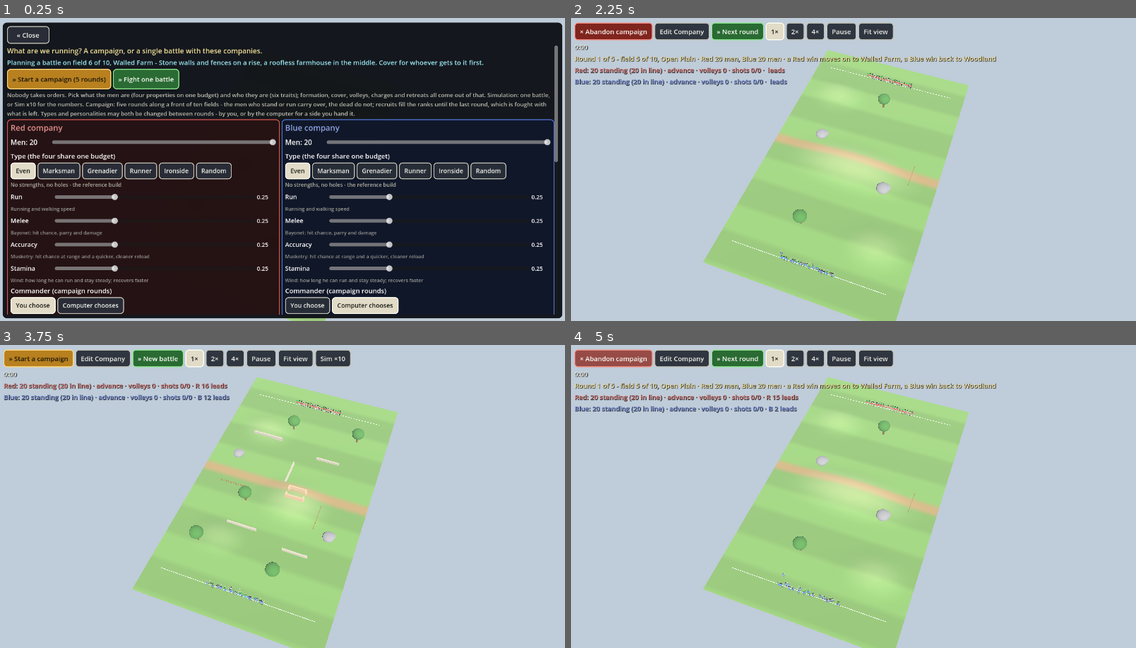
Above: before the commit, frames 1-4 (two rows, left to right).
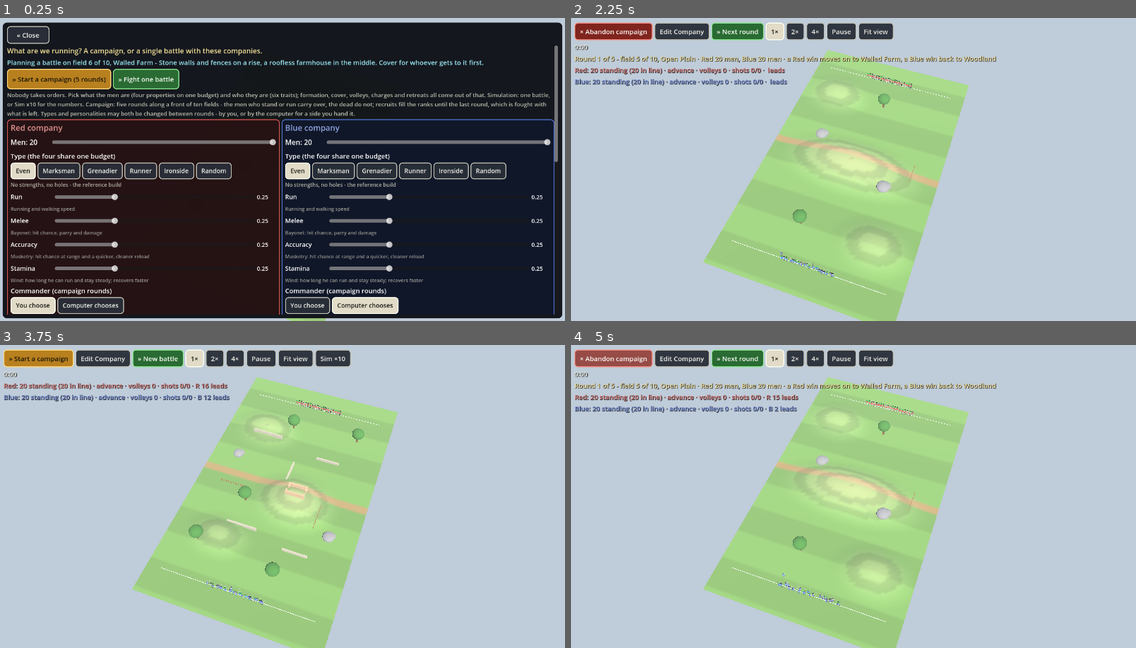
Above: after the commit, the same moments.

Repository: nathandunn/volley-bots
Game: Godot game, scene res://scenes/Main.tscn
Two runs of this game, one before a commit and one after it. Both use one fixed random seed, a clock stepped at 60 frames per second and the inputs below.
Inputs:
- Up to frame 1 (0.25 s): no input
- Up to frame 2 (2.25 s): click "» Start a campaign (5 rounds)" at 0.5 s; click "× Abandon campaign" at 1.25 s; click "» Start a campaign (5 rounds)" at 2 s
- Up to frame 3 (3.75 s): click "× Abandon campaign" at 2.75 s; click "» Fight one battle" at 3.5 s
- Up to frame 4 (5 s): click "» Start a campaign" at 4.25 s

The runs differ from the first frame. In frame 2, 0.3% of the frame differs, in the area x 36-65%, y 22-81%; in frame 3, 0.4%, in the area x 33-65%, y 22-65%; in frame 4, 0.3%.

Commit message:
Hills twice the height, drawn with contour bands
The relief was there but read as nothing from the fit camera. Domes are
now 3-8 m (the Ridge is eight), the ground mesh is 1 m, and every metre
of height is a band so the shape shows from any angle. The climb costs
a little less per metre so a charge up a knoll is slow, not stopped.

Co-Authored-By: Claude Fable 5.1 <noreply@anthropic.com>
Claude-Session: https://claude.ai/code/session_017bMCXGen3v58z94ohsQBpS

Diff:
--- a/scripts/field.gd
+++ b/scripts/field.gd
@@ -9,21 +9,21 @@
 const HALF_X := 28.0
 const HALF_Z := 50.0
 const LAYER_WORLD := 1
-const GRID := 2.0   # metres between terrain vertices
+const GRID := 1.0   # metres between terrain vertices
 
 ## The hills of each layout: x, z, radius_x, radius_z, height (negative digs a hollow).
 ## A hill is a smooth dome; two side by side make a ridge.
 const HILLS := {
-	"Hedgerows": [[-12.0, -26.0, 22.0, 12.0, 2.2], [14.0, 18.0, 22.0, 12.0, 2.4], [0.0, -4.0, 14.0, 8.0, -1.2]],
-	"Churchyard": [[0.0, 0.0, 22.0, 18.0, 2.6], [-20.0, -34.0, 14.0, 10.0, 1.6], [20.0, 34.0, 14.0, 10.0, 1.6]],
-	"Sunken Road": [[0.0, 0.0, 40.0, 5.0, -1.8], [-14.0, -20.0, 18.0, 12.0, 2.0], [14.0, 20.0, 18.0, 12.0, 2.0]],
-	"Woodland": [[-14.0, -12.0, 12.0, 10.0, 3.2], [12.0, 10.0, 12.0, 10.0, 3.4], [16.0, -30.0, 10.0, 8.0, 1.8], [-16.0, 30.0, 10.0, 8.0, 1.8]],
-	"Open Plain": [[0.0, 2.0, 30.0, 12.0, 2.8], [-18.0, -30.0, 14.0, 10.0, 1.4], [18.0, 30.0, 14.0, 10.0, 1.4]],
-	"Walled Farm": [[6.0, 4.0, 16.0, 12.0, 2.4], [-16.0, -26.0, 14.0, 10.0, 1.6], [-14.0, 26.0, 12.0, 8.0, 1.2]],
-	"Orchard": [[0.0, -14.0, 30.0, 10.0, 1.8], [0.0, 14.0, 30.0, 10.0, 1.8], [0.0, 0.0, 20.0, 6.0, -0.8]],
-	"Village": [[2.0, 2.0, 20.0, 16.0, 2.2], [-18.0, -28.0, 12.0, 10.0, 1.8], [18.0, 28.0, 12.0, 10.0, 1.8]],
-	"Crossroads": [[-14.0, -14.0, 14.0, 12.0, 2.6], [14.0, 14.0, 14.0, 12.0, 2.6], [14.0, -14.0, 12.0, 10.0, -1.0], [-14.0, 14.0, 12.0, 10.0, -1.0]],
-	"Ridge": [[-14.0, 12.0, 20.0, 9.0, 5.0], [14.0, 12.0, 20.0, 9.0, 5.0], [0.0, -26.0, 30.0, 8.0, 2.6]],
+	"Hedgerows": [[-12.0, -26.0, 24.0, 14.0, 4.0], [14.0, 18.0, 24.0, 14.0, 4.4], [0.0, -4.0, 16.0, 9.0, -2.2]],
+	"Churchyard": [[0.0, 0.0, 24.0, 20.0, 5.0], [-20.0, -34.0, 16.0, 12.0, 3.0], [20.0, 34.0, 16.0, 12.0, 3.0]],
+	"Sunken Road": [[0.0, 0.0, 40.0, 6.0, -3.0], [-14.0, -20.0, 20.0, 14.0, 4.0], [14.0, 20.0, 20.0, 14.0, 4.0]],
+	"Woodland": [[-14.0, -12.0, 14.0, 12.0, 6.0], [12.0, 10.0, 14.0, 12.0, 6.4], [16.0, -30.0, 12.0, 10.0, 3.4], [-16.0, 30.0, 12.0, 10.0, 3.4]],
+	"Open Plain": [[0.0, 2.0, 32.0, 14.0, 5.0], [-18.0, -30.0, 16.0, 12.0, 2.6], [18.0, 30.0, 16.0, 12.0, 2.6]],
+	"Walled Farm": [[6.0, 4.0, 18.0, 14.0, 4.4], [-16.0, -26.0, 16.0, 12.0, 3.0], [-14.0, 26.0, 14.0, 10.0, 2.4]],
+	"Orchard": [[0.0, -14.0, 32.0, 12.0, 3.4], [0.0, 14.0, 32.0, 12.0, 3.4], [0.0, 0.0, 22.0, 7.0, -1.6]],
+	"Village": [[2.0, 2.0, 22.0, 18.0, 4.2], [-18.0, -28.0, 14.0, 12.0, 3.4], [18.0, 28.0, 14.0, 12.0, 3.4]],
+	"Crossroads": [[-14.0, -14.0, 16.0, 14.0, 5.0], [14.0, 14.0, 16.0, 14.0, 5.0], [14.0, -14.0, 14.0, 12.0, -2.0], [-14.0, 14.0, 14.0, 12.0, -2.0]],
+	"Ridge": [[-14.0, 12.0, 22.0, 14.0, 8.0], [14.0, 12.0, 22.0, 14.0, 8.0], [0.0, -26.0, 32.0, 11.0, 4.6]],
 }
 
 ## The pieces of each layout: x, z, size_x, size_z, height, kind. Kinds: wall, fence, boulder,
@@ -314,9 +314,13 @@
 		if absf(z + 1.0) < 1.5:
 			c = Color(0.5, 0.42, 0.28)
 		# higher ground is paler and drier; a hollow is darker and greener
-		c = c.lightened(clampf(y * 0.06, 0.0, 0.3)) if y >= 0.0 else c.darkened(clampf(-y * 0.15, 0.0, 0.3))
+		c = c.lightened(clampf(y * 0.05, 0.0, 0.3)) if y >= 0.0 else c.darkened(clampf(-y * 0.12, 0.0, 0.3))
 		if y > 0.5:
-			c = c.lerp(Color(0.55, 0.5, 0.3), clampf((y - 0.5) * 0.1, 0.0, 0.45))
+			c = c.lerp(Color(0.55, 0.5, 0.3), clampf((y - 0.5) * 0.08, 0.0, 0.45))
+		# contour bands every metre, so the relief reads from any height
+		var band_i := int(floor(y + 100.0))
+		if band_i % 2 == 1:
+			c = c.darkened(0.1)
 		st.set_color(c)
 		st.add_vertex(Vector3(x, y, z))
 	for j in nz - 1:
--- a/scripts/soldier.gd
+++ b/scripts/soldier.gd
@@ -558,7 +558,7 @@
 	# the hill: a climb slows a man, a descent hurries him a little
 	if speed > 0.0:
 		var climb := field.slope(global_position, dir)
-		speed *= clampf(1.0 - climb * 1.3, 0.4, 1.15)
+		speed *= clampf(1.0 - climb * 0.8, 0.6, 1.12)
 	velocity = dir * speed + push * 1.2
 	velocity.y = 0.0
 	move_and_slide()
Not shown, changed: README.md
